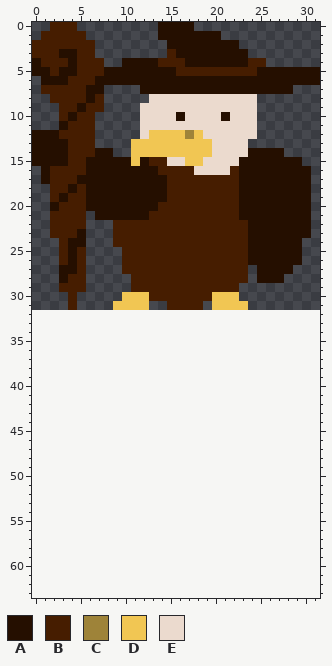
File history of a pixel-art sprite, JARVA/res/images/enemies/eagle.png. The picture above was drawn from the file before the commit.
The file is 32x32 pixels. The old version is drawn lined up with the new one, on the new canvas.
Palette (. is transparent): A #250f00  B #461d00  C #9e8339  D #f1c653  E #ebdace
Pixels before, first column x 0:
 0 ..BBB.........AAAA..............
 1 .BBBBB........AAAAAAA...........
 2 BBBBBBB........AAAAAAAA.........
 3 BBBAABB........BAAAAAAAA........
 4 ABBBABBB..AAAABBBAAAAAAABB......
 5 AABAABBBAAAAAAAABBBBBBBBBAAAAAAA
 6 .AAABBBAAAAAAAAAAAAAAAAAAAAAAAAA
 7 .BBBBBAA....AAAAAAAAAAAAAAAAA...
 8 ..BBBBAB.....EEEEEEEEEEEE.......
 9 ...BBABB....EEEEEEEEEEEEE.......
10 ...BABB.....EEEEAEEEEAEEE.......
11 ...ABBB.....EEEEEEEEEEEEE.......
12 AAABBBB.....EDDDDCDEEEEEE.......
13 AAAABBB....DDDDDDDDDEEEE........
14 AAAABBBAA..DDDDDDDDDEEEEAAAA....
15 AAAABBAAAAADABBEEDDEEEEAAAAAAA..
16 .ABBBBAAAAAAAABBBBEEEEBAAAAAAAA.
17 .ABBBAAAAAAAAAABBBBBBBBAAAAAAAA.
18 ..BBABAAAAAAAAABBBBBBBBAAAAAAAA.
19 ..BABBAAAAAAAAABBBBBBBBAAAAAAAA.
20 ..ABBBAAAAAAAABBBBBBBBBAAAAAAAA.
21 ..BBBB.AAAAAABBBBBBBBBBAAAAAAAA.
22 ..BBBB...BBBBBBBBBBBBBBBAAAAAAA.
23 ..BBBA...BBBBBBBBBBBBBBBAAAAAAA.
24 ...BAA...BBBBBBBBBBBBBBBAAAAAA..
25 ...BAB....BBBBBBBBBBBBBBAAAAAA..
26 ...BAB....BBBBBBBBBBBBBBAAAAAA..
27 ...AAB....BBBBBBBBBBBBBB.AAAA...
28 ...ABB.....BBBBBBBBBBBBB.AAA....
29 ...BBB.....BBBBBBBBBBBB.........
30 ....B.....DDDBBBBBBBDDD.........
31 ....B....DDDD..BBBB.DDDD........
New version:
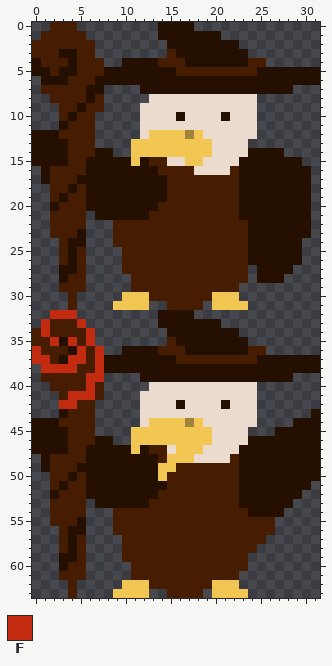
Colours new in this view: F #c22b10
Change:
canvas 32x32 -> 32x64
Changed rows in their new state; - is an unchanged pixel.
first column x 0:
32 --FFF---------AAAA--------------
33 -FBBBF--------AAAAAAA-----------
34 BFBBBBF--------AAAAAAAA---------
35 BBFAFBF--------BAAAAAAAA--------
36 FBBBAFBF--AAAABBBAAAAAAABB------
37 FFBAFFBFAAAAAAAABBBBBBBBBAAAAAAA
38 -FFFFBBFAAAAAAAAAAAAAAAAAAAAAAAA
39 -BBBBBFF----AAAAAAAAAAAAAAAAA---
40 --BBBBFB-----EEEEEEEEEEEE-------
41 ---BFFFB----EEEEEEEEEEEEE-------
42 ---FFBB-----EEEEAEEEEAEEE-------
43 ---ABBB-----EEEEEEEEEEEEE------A
44 AAABBBB-----EDDDDCDEEEEEE----AAA
45 AAAABBB----DDDDDDDDDEEEE---AAAAA
46 AAAABBBAA--DDDDDDDDDEEEEAAAAAAAA
47 AAAABBAAAAADABBEDDDEEEEAAAAAAAAA
48 -ABBBBAAAAAAAABDDDEEEEBAAAAAAAAA
49 -ABBBAAAAAAAAADDBBBBBBBAAAAAAAAA
50 --BBABAAAAAAAADBBBBBBBBAAAAAAAAA
51 --BABBAAAAAAAAABBBBBBBBAAAAAAAA-
52 --ABBBAAAAAAAABBBBBBBBBAAAAAAA--
53 --BBBB-AAAAAABBBBBBBBBBAAAAAA---
54 --BBBB---BBBBBBBBBBBBBBBAAAA----
55 --BBBA---BBBBBBBBBBBBBBBBBB-----
56 ---BAA---BBBBBBBBBBBBBBBBBB-----
57 ---BAB----BBBBBBBBBBBBBBBB------
58 ---BAB----BBBBBBBBBBBBBBB-------
59 ---AAB----BBBBBBBBBBBBBB--------
60 ---ABB-----BBBBBBBBBBBBB--------
61 ---BBB-----BBBBBBBBBBBB---------
62 ----B-----DDDBBBBBBBDDD---------
63 ----B----DDDD--BBBB-DDDD--------
